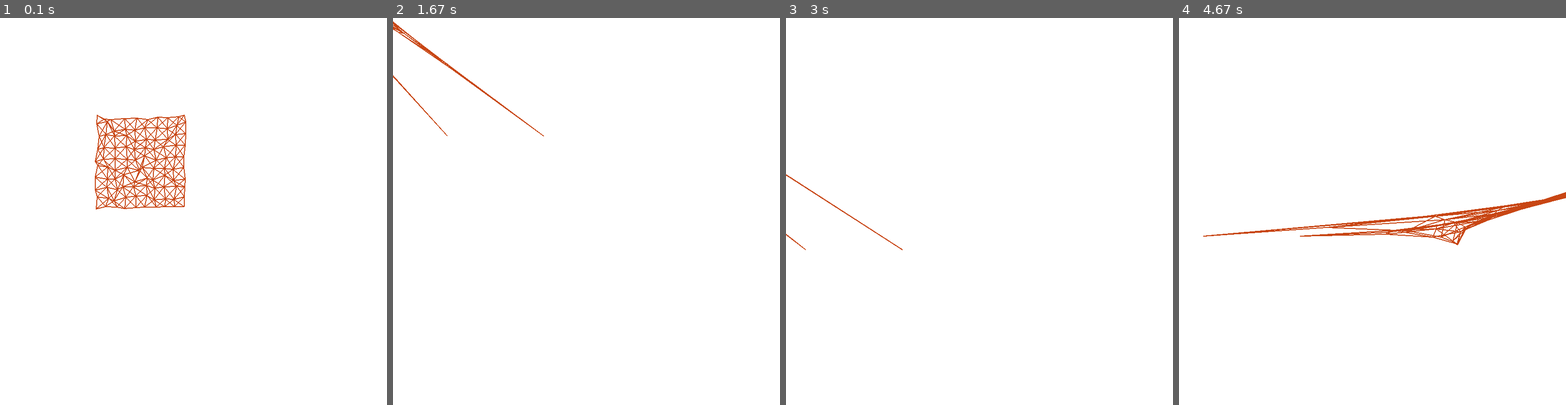
Above: before the commit, frames 1-4 (left to right).
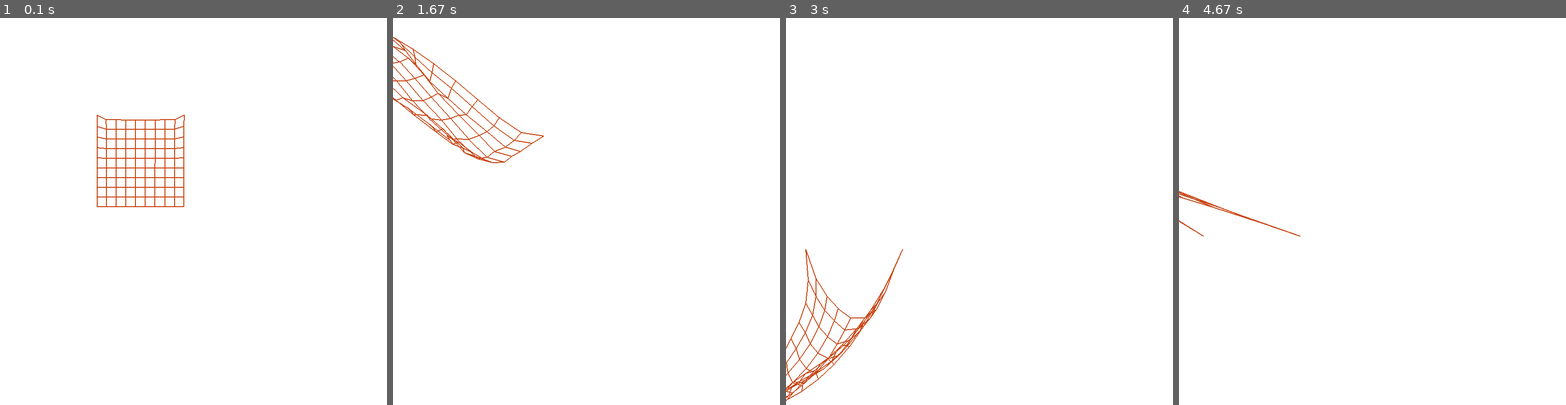
Above: after the commit, the same moments.

Repository: vicdenz/animations-pygame
Game: pygame game, started from cloth/cloth_animations.py
Two runs of this game, one before a commit and one after it. Both use one fixed random seed, a clock stepped at 60 frames per second and the inputs below.
Inputs (mouse positions are in pixels of both pictures, inside the frame that each line leads up to):
- Up to frame 1 (0.1 s): no input
- Up to frame 2 (1.67 s): click (586, 211) at 0.38 s; click (625, 296) at 0.72 s; click (729, 346) at 1.05 s; click (493, 134) at 1.38 s
- Up to frame 3 (3 s): click (979, 257) at 1.72 s; click (925, 130) at 2.05 s; click (1114, 312) at 2.38 s; click (855, 250) at 2.72 s
- Up to frame 4 (4.67 s): click (1260, 137) at 3.05 s; click (1279, 281) at 3.38 s; click (1511, 300) at 3.72 s; click (1256, 354) at 4.05 s; click (1252, 234) at 4.38 s

The runs differ from the first frame. In frame 1, 2.2% of the frame differs, in the area x 24-49%, y 25-50%; in frame 2, 1.3%; in frame 3, 1.0%; in frame 4, 1.8%.

Commit message:
Finished cloth project, added new cloth object. Started pygame shaders project.

Diff:
--- /dev/null
+++ b/cloth/box.json
@@ -0,0 +1,31 @@
+{
+	"points": [
+		[0,0], [1,0], [2,0], [3,0], [4,0], [5,0], [6,0], [7,0], [8,0], [9,0],
+		[0,1], [1,1], [2,1], [3,1], [4,1], [5,1], [6,1], [7,1], [8,1], [9,1],
+		[0,2], [1,2], [2,2], [3,2], [4,2], [5,2], [6,2], [7,2], [8,2], [9,2],
+		[0,3], [1,3], [2,3], [3,3], [4,3], [5,3], [6,3], [7,3], [8,3], [9,3],
+		[0,4], [1,4], [2,4], [3,4], [4,4], [5,4], [6,4], [7,4], [8,4], [9,4],
+		[0,5], [1,5], [2,5], [3,5], [4,5], [5,5], [6,5], [7,5], [8,5], [9,5],
+		[0,6], [1,6], [2,6], [3,6], [4,6], [5,6], [6,6], [7,6], [8,6], [9,6],
+		[0,7], [1,7], [2,7], [3,7], [4,7], [5,7], [6,7], [7,7], [8,7], [9,7],
+		[0,8], [1,8], [2,8], [3,8], [4,8], [5,8], [6,8], [7,8], [8,8], [9,8],
+		[0,9], [1,9], [2,9], [3,9], [4,9], [5,9], [6,9], [7,9], [8,9], [9,9]
+	],
+	"edges": [
+		[0,1], [0,10], [1,2], [1,11], [2,3], [2,12], [3,4], [3,13], [4,5], [4,14], [5,6], [5,15], [6,7], [6,16], [7,8], [7,17], [8,9], [8,18], [9,19],
+		[10,11], [10,20], [11,12], [11,21], [12,13], [12,22], [13,14], [13,23], [14,15], [14,24], [15,16], [15,25], [16,17], [16,26], [17,18], [17,27], [18,19], [18,28], [19,29],
+		[20,21], [20,30], [21,22], [21,31], [22,23], [22,32], [23,24], [23,33], [24,25], [24,34], [25,26], [25,35], [26,27], [26,36], [27,28], [27,37], [28,29], [28,38], [29,39],
+		[30,31], [30,40], [31,32], [31,41], [32,33], [32,42], [33,34], [33,43], [34,35], [34,44], [35,36], [35,45], [36,37], [36,46], [37,38], [37,47], [38,39], [38,48], [39,49],
+		[40,41], [40,50], [41,42], [41,51], [42,43], [42,52], [43,44], [43,53], [44,45], [44,54], [45,46], [45,55], [46,47], [46,56], [47,48], [47,57], [48,49], [48,58], [49,59],
+		[50,51], [50,60], [51,52], [51,61], [52,53], [52,62], [53,54], [53,63], [54,55], [54,64], [55,56], [55,65], [56,57], [56,66], [57,58], [57,67], [58,59], [58,68], [59,69],
+		[60,61], [60,70], [61,62], [61,71], [62,63], [62,72], [63,64], [63,73], [64,65], [64,74], [65,66], [65,75], [66,67], [66,76], [67,68], [67,77], [68,69], [68,78], [69,79],
+		[70,71], [70,80], [71,72], [71,81], [72,73], [72,82], [73,74], [73,83], [74,75], [74,84], [75,76], [75,85], [76,77], [76,86], [77,78], [77,87], [78,79], [78,88], [79,89],
+		[80,81], [80,90], [81,82], [81,91], [82,83], [82,92], [83,84], [83,93], [84,85], [84,94], [85,86], [85,95], [86,87], [86,96], [87,88], [87,97], [88,89], [88,98], [89,99],
+		[90,91], [91,92], [92,93], [93,94], [94,95], [95,96], [96,97], [97,98], [98,99]
+	],
+	"offset": 200,
+	"scale": 20,
+	"elasticity": 0.85,
+	"fixed": [0, 9],
+	"color": [200, 70, 20]
+}
--- a/cloth/cloth_animations.py
+++ b/cloth/cloth_animations.py
@@ -20,24 +20,22 @@
 
 def load_cloth(path):
 	cloth_data = json.load(open(path, 'r'))
-	offset = cloth_data['offset']
 	scale = cloth_data['scale']
 
 	points = []
 	for point in cloth_data['points']:
-		points.append(Point(offset+point[0]*scale, offset+point[1]*scale, color, acc=gravity))
+		points.append(Point(cloth_data['offset']+point[0]*scale, cloth_data['offset']+point[1]*scale, cloth_data['color'], acc=gravity))
 
 	edges = []
 	for edge in cloth_data['edges']:
-		edges.append(Edge(points[edge[0]], points[edge[1]], color))
+		edges.append(Edge(points[edge[0]], points[edge[1]], cloth_data['color'], elasticity=cloth_data['elasticity']))
 
 	for p in cloth_data['fixed']:
 		points[p].fixed = True
 
 	return points, edges, scale
 
-points, edges, scale = load_cloth("rag.json")
-
+points, edges, scale = load_cloth("box.json")
 cloth = pygame.Surface(SCREEN_SIZE, pygame.SRCALPHA)
 
 def draw_screen(screen):
@@ -58,7 +56,7 @@
 		for edge in edges:
 			edge.draw(screen)
 
-	pygame.display.flip()
+	pygame.display.update()
 
 render_cloth = False
 last_time = time.time()
--- a/cloth/edge.py
+++ b/cloth/edge.py
@@ -2,9 +2,7 @@
 import numpy as np
 
 class Edge:
-	elasticity = 0.8
-
-	def __init__(self, p1, p2, color, width=2):
+	def __init__(self, p1, p2, color, width=2, elasticity=1):
 		self.p1 = p1
 		self.p2 = p2
 
@@ -13,21 +11,22 @@
 		self.width = width
 		self.color = color
 
+		self.elasticity = elasticity
+
 	def check_dist(self):
 		current_dist = self.p2.pos - self.p1.pos
 		current_length = np.linalg.norm(current_dist)
+		unit_dist = current_dist / current_length
 
-		if current_length > self.max_length:
-			unit_dist = current_dist / current_length
+		dist_diff = current_length - self.max_length
 
-			if self.p1.fixed:
-				self.p2.pos = self.p1.pos + unit_dist * self.max_length * self.elasticity
-			elif self.p2.fixed:
-				self.p1.pos = self.p2.pos - unit_dist * self.max_length * self.elasticity
-			else:
-				midpoint = (self.p1.pos + self.p2.pos) / 2
-				self.p1.pos = midpoint - unit_dist * self.max_length / 2 * (2 - self.elasticity)
-				self.p2.pos = midpoint + unit_dist * self.max_length / 2 * (2 - self.elasticity)
+		if self.p1.fixed:
+			self.p2.pos -= dist_diff * unit_dist * self.elasticity
+		elif self.p2.fixed:
+			self.p1.pos += dist_diff * unit_dist * self.elasticity
+		else:
+			self.p1.pos += dist_diff * unit_dist / 2 * self.elasticity
+			self.p2.pos -= dist_diff * unit_dist / 2 * self.elasticity
 
 	def draw(self, screen):
 		pygame.draw.line(screen, self.color, self.p1.pos, self.p2.pos, self.width)
--- a/cloth/rag.json
+++ b/cloth/rag.json
@@ -24,7 +24,8 @@
 		[90,91], [90,81], [91,92], [91,82], [92,93], [92,83], [93,94], [93,84], [94,95], [94,85], [95,96], [95,86], [96,97], [96,87], [97,98], [97,88], [98,99], [98,89]
 	],
 	"offset": 200,
-	"scale": 20,
+	"scale": 40,
+	"elasticity": 0.8,
 	"fixed": [0, 9],
 	"color": [20, 20, 20]
 }
--- a/orbits/orbits_animations.py
+++ b/orbits/orbits_animations.py
@@ -74,7 +74,7 @@
 		path.append([particle.pos, particle.color])
 		particle.draw(screen)
 
-	pygame.display.flip()
+	pygame.display.update()
 	clock.tick(FPS)
 
 pygame.quit()
--- /dev/null
+++ b/shaders/image.py
@@ -0,0 +1,126 @@
+import pygame
+import moderngl
+import numpy as np
+import sys
+
+pygame.init()
+
+# Window setup
+WIDTH, HEIGHT = 800, 600
+
+# Mac issue
+pygame.display.gl_set_attribute(pygame.GL_CONTEXT_MAJOR_VERSION, 3)
+pygame.display.gl_set_attribute(pygame.GL_CONTEXT_MINOR_VERSION, 3)
+pygame.display.gl_set_attribute(pygame.GL_CONTEXT_PROFILE_MASK, pygame.GL_CONTEXT_PROFILE_CORE)
+pygame.display.gl_set_attribute(pygame.GL_CONTEXT_FORWARD_COMPATIBLE_FLAG, True)
+
+screen = pygame.display.set_mode((WIDTH, HEIGHT), pygame.OPENGL | pygame.DOUBLEBUF)
+ctx = moderngl.create_context()
+
+# Load texture using Pygame
+img = pygame.image.load("python-logo.png").convert_alpha()  # Ensure alpha channel is loaded
+img_data = pygame.image.tostring(img, "RGBA", True)
+width, height = img.get_size()
+
+# Create texture in ModernGL
+texture = ctx.texture((width, height), 4, img_data)
+texture.filter = (moderngl.NEAREST, moderngl.NEAREST)  # Set filtering mode
+texture.build_mipmaps()  # Build mipmaps
+
+# Calculate aspect ratios
+img_aspect = width / height
+viewport_aspect = WIDTH / HEIGHT
+
+# Define vertices and texture coordinates for a quad
+if img_aspect > viewport_aspect:
+    # Image is wider relative to viewport, adjust height
+    scale = viewport_aspect / img_aspect
+    vertices = np.array([
+        # x, y, z, u, v
+        -1.0, -scale, 0.0, 0.0, 0.0,  # bottom left
+        1.0, -scale, 0.0, 1.0, 0.0,   # bottom right
+        1.0, scale, 0.0, 1.0, 1.0,    # top right
+        -1.0, scale, 0.0, 0.0, 1.0,   # top left
+    ], dtype='f4')
+else:
+    # Image is taller relative to viewport, adjust width
+    scale = img_aspect / viewport_aspect
+    vertices = np.array([
+        # x, y, z, u, v
+        -scale, -1.0, 0.0, 0.0, 0.0,  # bottom left
+        scale, -1.0, 0.0, 1.0, 0.0,   # bottom right
+        scale, 1.0, 0.0, 1.0, 1.0,    # top right
+        -scale, 1.0, 0.0, 0.0, 1.0,   # top left
+    ], dtype='f4')
+
+# Create buffer
+vbo = ctx.buffer(vertices)
+
+# Define index buffer for drawing the quad
+indices = np.array([
+    0, 1, 2,  # first triangle
+    2, 3, 0,  # second triangle
+], dtype='i4')
+
+ibo = ctx.buffer(indices)
+
+# Shaders
+vert_shader = '''
+#version 330
+
+in vec3 in_vert;
+in vec2 in_text;
+
+out vec2 v_text;
+
+void main() {
+    gl_Position = vec4(in_vert, 1.0);
+    v_text = in_text;
+}
+'''
+
+frag_shader = '''
+#version 330
+
+uniform sampler2D Texture;
+
+in vec2 v_text;
+out vec4 f_color;
+
+void main() {
+    vec4 color = texture(Texture, v_text);
+    f_color = vec4(color.rgb, color.a);  // Ensure alpha is preserved
+}
+'''
+
+# Create program
+program = ctx.program(
+    vertex_shader=vert_shader,
+    fragment_shader=frag_shader,
+)
+
+# Bind attributes
+vao = ctx.vertex_array(
+    program,
+    [
+        (vbo, '3f 2f', 'in_vert', 'in_text'),
+    ],
+    index_buffer=ibo,
+)
+
+# Main loop
+running = True
+clock = pygame.time.Clock()
+while running:
+    for event in pygame.event.get():
+        if event.type == pygame.QUIT:
+            running = False
+
+    ctx.clear(1.0, 1.0, 1.0)
+    texture.use()
+    vao.render(moderngl.TRIANGLES)
+    pygame.display.flip()
+    clock.tick(60)
+
+pygame.quit()
+sys.exit()
--- /dev/null
+++ b/shaders/main.py
@@ -0,0 +1,108 @@
+import pygame
+import moderngl
+
+import sys
+from array import array
+
+pygame.init()
+
+WIDTH, HEIGHT = 800, 600
+SCREEN_SIZE = (WIDTH, HEIGHT)
+
+pygame.display.set_caption("Shaders")
+
+# mac issue
+pygame.display.gl_set_attribute(pygame.GL_CONTEXT_MAJOR_VERSION, 3)
+pygame.display.gl_set_attribute(pygame.GL_CONTEXT_MINOR_VERSION, 3)
+pygame.display.gl_set_attribute(pygame.GL_CONTEXT_PROFILE_MASK, pygame.GL_CONTEXT_PROFILE_CORE)
+pygame.display.gl_set_attribute(pygame.GL_CONTEXT_FORWARD_COMPATIBLE_FLAG, True)
+
+screen = pygame.display.set_mode(SCREEN_SIZE, pygame.OPENGL | pygame.DOUBLEBUF)
+display = pygame.Surface(SCREEN_SIZE)
+
+ctx = moderngl.create_context()
+
+clock = pygame.time.Clock()
+
+img = pygame.image.load("python-logo.png")
+
+quad_buffer = ctx.buffer(data=array("f", [
+	# position (x, y) uv coords (x,y)
+	-1.0, 1.0, 0.0, 0.0,	# topleft
+	1.0, 1.0, 1.0, 0.0,		# topright
+	-1.0, -1.0, 0.0, 1.0,	# bottomleft
+	1.0, -1.0, 1.0, 1.0,	# bottomright
+]))
+
+vert_shader = '''
+#version 330 core
+
+in vec2 vert;
+in vec2 texcoord;
+out vec2 uvs;
+
+void main() {
+	uvs = texcoord;
+	gl_Position = vec4(vert, 0.0, 1.0);
+}
+'''
+
+frag_shader = '''
+#version 330 core
+
+uniform sampler2D tex;
+uniform float time;
+
+in vec2 uvs;
+out vec4 f_color;
+
+void main() {
+	vec2 sample_pos = vec2(uvs.x + sin(uvs.y * 10 + time * 0.02) * 0.1, uvs.y);
+	f_color = vec4(texture(tex, sample_pos).rg, texture(tex, sample_pos).b * 1.5, 1.0);
+}
+'''
+
+program = ctx.program(vertex_shader=vert_shader, fragment_shader=frag_shader)
+render_object = ctx.vertex_array(program, [(quad_buffer, "2f 2f", "vert", "texcoord")])
+
+def surf_to_texture(surf):
+	tex = ctx.texture(surf.get_size(), 4)
+	tex.filter = (moderngl.NEAREST, moderngl.NEAREST)
+	tex.swizzle = "BGRA"
+	tex.write(surf.get_view("1"))
+
+	return tex
+
+t = 0
+FPS = 60
+running = True
+while running:
+	clock.tick(FPS)
+
+	t += 1
+
+	for event in pygame.event.get():
+		if event.type == pygame.QUIT:
+			running = False
+
+		if event.type == pygame.KEYDOWN:
+			if event.key == pygame.KMOD_LCTRL:
+				running = False
+
+	display.fill((0, 0, 0))
+
+	mouse_pos = pygame.mouse.get_pos()
+	display.blit(img, mouse_pos)
+
+	frame_tex = surf_to_texture(display)
+	frame_tex.use(0)
+	program['tex'] = 0
+	program['time'] = t
+	render_object.render(mode=moderngl.TRIANGLE_STRIP)
+
+	pygame.display.flip()
+
+	frame_tex.release() # free up texture
+
+pygame.quit()
+sys.exit()
--- a/square/square_animations.py
+++ b/square/square_animations.py
@@ -52,6 +52,6 @@
 		else:
 			r += 1
 
-	pygame.display.flip()
+	pygame.display.update()
 
 pygame.quit()
Binary file added: shaders/python-logo.png
